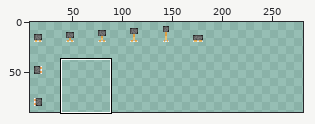
Two versions of one sprite sheet, assets/sprites/player/PistonSpritesheet.png. Above: a wide view before the commit, with the close-up outlined.
Close-up. Before:
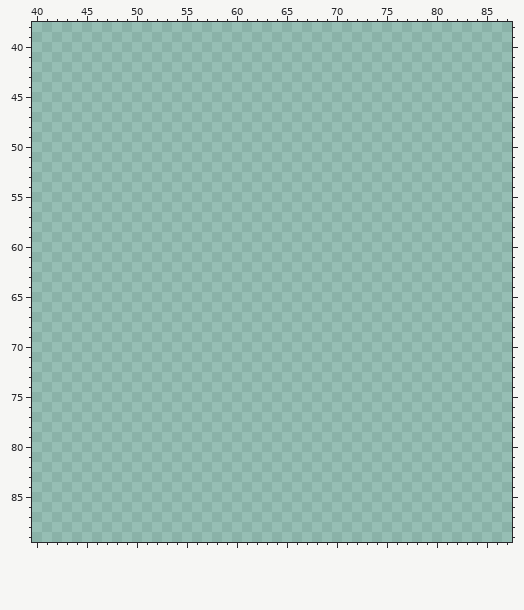
The file is 192x96 pixels. Shown: x 40..87, y 38..89. The old version is drawn lined up with the new one, on the new canvas. The wide view leaves out empty margins. The commit also changed other parts of the picture, which this record leaves out.
After:
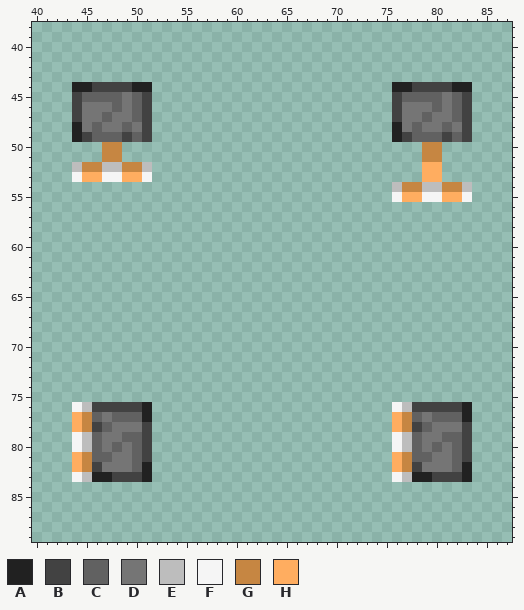
Palette (. is transparent): A #212121  B #424242  C #616161  D #757575  E #bdbdbd  F #f5f5f5  G #c68642  H #ffad60
Difference:
canvas 192x96 -> 288x96
Changed rows in their new state; - is an unchanged pixel.
first column x 44:
44 AABBBBAA------------------------AABBBBAA
45 BCCCCDCB------------------------BCCCCDCB
46 BDDDCDCB------------------------BDDDCDCB
47 BDDCDDCB------------------------BDDCDDCB
48 ADCDDCDB------------------------ADCDDCDB
49 ABCCCBCB------------------------ABCCCBCB
50 ---GG------------------------------GG---
51 ---GG------------------------------GG---
52 EGGEEGGE---------------------------HH---
53 FHHFFHHF---------------------------HH---
54 --------------------------------EGGEEGGE
55 --------------------------------FHHFFHHF
first column x 44:
76 FEBBBBBA------------------------FEBBBBBA
77 HGCDCCCA------------------------HGCDCCCA
78 HGBCDDDB------------------------HGBCDDDB
79 FECDDCCB------------------------FECDDCCB
80 FECDCDCB------------------------FECDCDCB
81 HGCCDDCB------------------------HGCCDDCB
82 HGBDDDCA------------------------HGBDDDCA
83 FEAABBBA------------------------FEAABBBA
